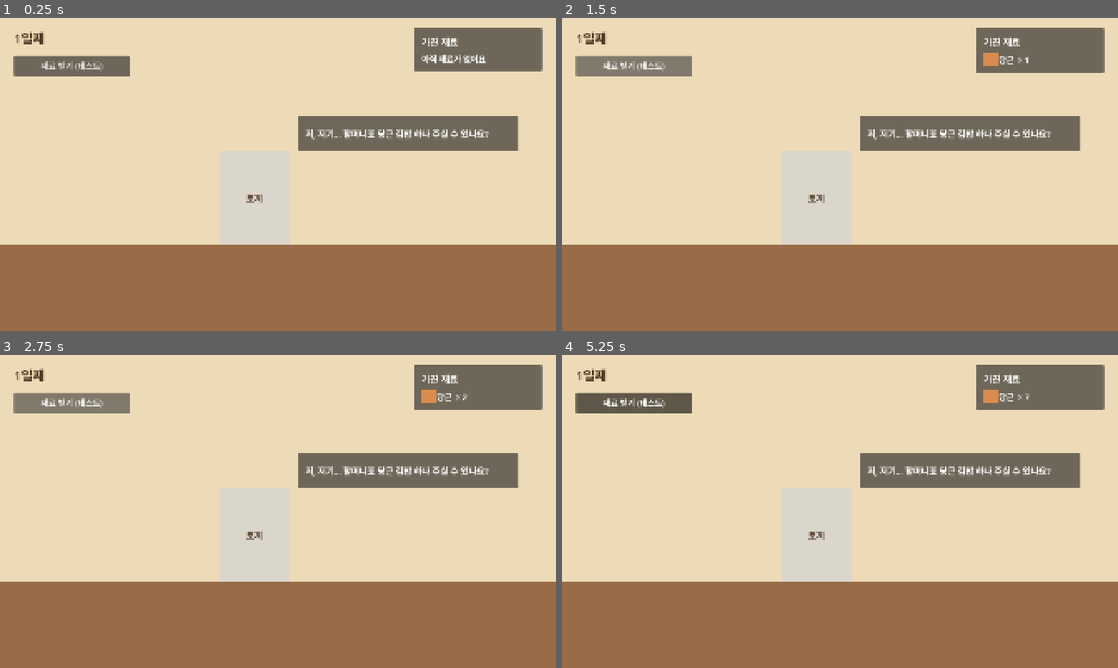
Above: before the commit, frames 1-4 (two rows, left to right).
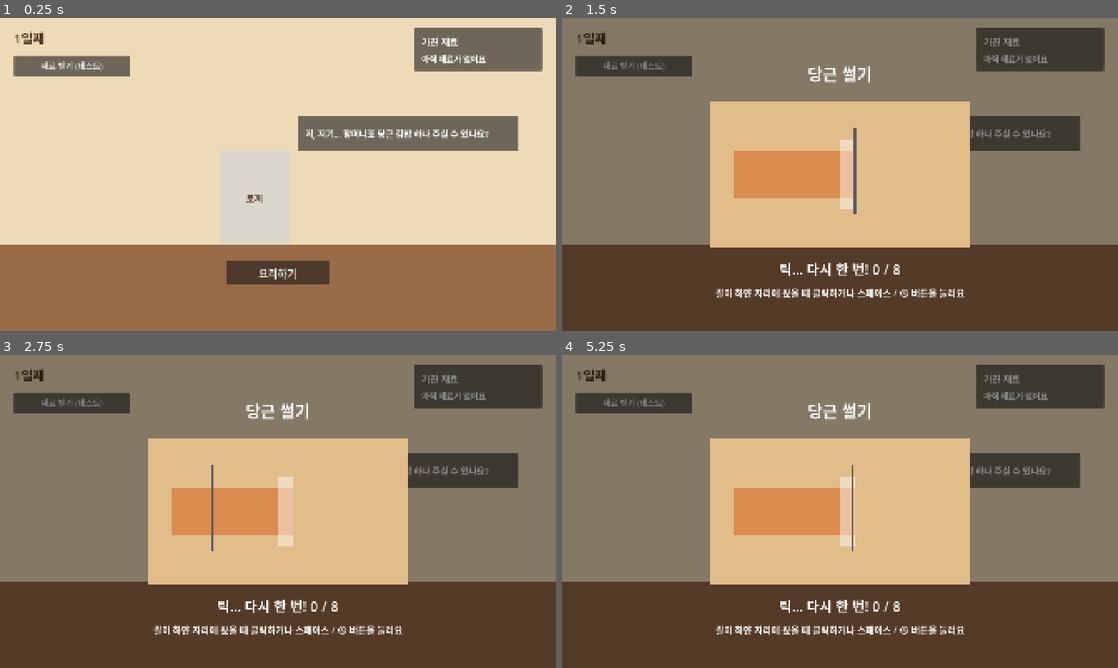
Above: after the commit, the same moments.

Repository: jhoseong6881-debug/grandmas-kitchen
Game: Godot game, scene res://scenes/kitchen/kitchen.tscn
Two runs of this game, one before a commit and one after it. Both use one fixed random seed, a clock stepped at 60 frames per second and the inputs below.
Inputs (mouse positions are in pixels of both pictures, inside the frame that each line leads up to):
- Up to frame 1 (0.25 s): no input
- Up to frame 2 (1.5 s): click (840, 271) at 0.5 s, where only the run after the commit has a clickable "요리하기"; click "재료 받기 (테스트)" at 1.25 s
- Up to frame 3 (2.75 s): click "재료 받기 (테스트)" at 2 s
- Up to frame 4 (5.25 s): click "재료 받기 (테스트)" at 2.75 s; tap Enter (ui_accept) at 3.5, 4.35, 4.52, 4.82 s; move the mouse to (962, 495) at 3.52 s; hold Enter (ui_accept) 3.53-4.28 s; click (962, 495) at 3.67 s; move the mouse to (728, 527) at 4.27 s; click (728, 527) at 4.42 s; move the mouse to (895, 442) at 5.02 s; hold Enter (ui_accept) from 5.03 s (still down); click (895, 442) at 5.17 s

The runs differ from the first frame. In frame 1, 1.4% of the frame differs, in the area x 40-60%, y 77-86%; in frame 2, 100%, in the area x 0-100%, y 0-100%; in frame 3, 100%; in frame 4, 100%.

Commit message:
썰기 미니게임(타이밍 방식)과 요리하기 흐름 추가
- 썰기 미니게임: 칼이 좌우로 오가고 썰 자리에서 누르면 썰림 (빗나가도 벌칙 없음)
- 클릭, 스페이스/Enter, 게임패드 A(ui_accept) 입력, 연타 방지 쉬는 시간
- 부엌에 요리하기 버튼: 레시피 미니게임 단계를 순서대로 진행 (볶기, 담기는 아직 건너뜀)
- art-todo에 도마, 재료 조각, 칼 추가

Co-Authored-By: Claude Opus 5.5 <noreply@anthropic.com>

Diff:
--- a/scenes/kitchen/kitchen.tscn
+++ b/scenes/kitchen/kitchen.tscn
@@ -4,6 +4,7 @@
 [ext_resource type="PackedScene" path="res://scenes/ui/inventory_panel.tscn" id="2_inventory"]
 [ext_resource type="Resource" path="res://data/ingredients/carrot.tres" id="3_carrot"]
 [ext_resource type="PackedScene" path="res://scenes/kitchen/guest_spot.tscn" id="4_guest_spot"]
+[ext_resource type="PackedScene" path="res://scenes/kitchen/minigames/chop_minigame.tscn" id="5_chop"]
 
 [node name="Kitchen" type="Control"]
 layout_mode = 3
@@ -74,3 +75,43 @@
 offset_right = -48.0
 offset_bottom = 136.0
 grow_horizontal = 0
+
+[node name="CookButton" type="Button" parent="."]
+unique_name_in_owner = true
+layout_mode = 1
+anchors_preset = 7
+anchor_left = 0.5
+anchor_top = 1.0
+anchor_right = 0.5
+anchor_bottom = 1.0
+offset_left = -180.0
+offset_top = -240.0
+offset_right = 180.0
+offset_bottom = -160.0
+grow_horizontal = 2
+grow_vertical = 0
+theme_override_font_sizes/font_size = 36
+text = "요리하기"
+
+[node name="CookStatusLabel" type="Label" parent="."]
+unique_name_in_owner = true
+layout_mode = 1
+anchors_preset = 7
+anchor_left = 0.5
+anchor_top = 1.0
+anchor_right = 0.5
+anchor_bottom = 1.0
+offset_left = -600.0
+offset_top = -140.0
+offset_right = 600.0
+offset_bottom = -70.0
+grow_horizontal = 2
+grow_vertical = 0
+theme_override_colors/font_color = Color(1, 0.96, 0.88, 1)
+theme_override_font_sizes/font_size = 44
+horizontal_alignment = 1
+vertical_alignment = 1
+
+[node name="ChopMinigame" parent="." instance=ExtResource("5_chop")]
+unique_name_in_owner = true
+layout_mode = 1
--- /dev/null
+++ b/scenes/kitchen/minigames/chop_minigame.tscn
@@ -0,0 +1,135 @@
+[gd_scene format=3]
+
+[ext_resource type="Script" path="res://scripts/kitchen/minigames/chop_minigame.gd" id="1_chop"]
+
+[node name="ChopMinigame" type="Control"]
+layout_mode = 3
+anchors_preset = 15
+anchor_right = 1.0
+anchor_bottom = 1.0
+grow_horizontal = 2
+grow_vertical = 2
+focus_mode = 2
+script = ExtResource("1_chop")
+
+[node name="Dim" type="ColorRect" parent="."]
+layout_mode = 1
+anchors_preset = 15
+anchor_right = 1.0
+anchor_bottom = 1.0
+grow_horizontal = 2
+grow_vertical = 2
+mouse_filter = 2
+color = Color(0, 0, 0, 0.45)
+
+[node name="TitleLabel" type="Label" parent="."]
+unique_name_in_owner = true
+layout_mode = 1
+anchors_preset = 5
+anchor_left = 0.5
+anchor_right = 0.5
+offset_left = -450.0
+offset_top = 150.0
+offset_right = 450.0
+offset_bottom = 230.0
+grow_horizontal = 2
+theme_override_font_sizes/font_size = 56
+text = "재료 썰기"
+horizontal_alignment = 1
+vertical_alignment = 1
+
+[node name="Board" type="ColorRect" parent="."]
+unique_name_in_owner = true
+layout_mode = 1
+anchors_preset = 8
+anchor_left = 0.5
+anchor_top = 0.5
+anchor_right = 0.5
+anchor_bottom = 0.5
+offset_left = -450.0
+offset_top = -250.0
+offset_right = 450.0
+offset_bottom = 250.0
+grow_horizontal = 2
+grow_vertical = 2
+pivot_offset = Vector2(450, 250)
+mouse_filter = 2
+color = Color(0.88, 0.74, 0.54, 1)
+
+[node name="Ingredient" type="ColorRect" parent="Board"]
+unique_name_in_owner = true
+layout_mode = 0
+offset_left = 80.0
+offset_top = 170.0
+offset_right = 500.0
+offset_bottom = 330.0
+mouse_filter = 2
+color = Color(0.85, 0.55, 0.3, 1)
+
+[node name="TargetZone" type="ColorRect" parent="Board"]
+unique_name_in_owner = true
+layout_mode = 0
+offset_left = 400.0
+offset_top = 130.0
+offset_right = 450.0
+offset_bottom = 370.0
+mouse_filter = 2
+color = Color(1, 1, 1, 0.45)
+
+[node name="Knife" type="ColorRect" parent="Board"]
+unique_name_in_owner = true
+layout_mode = 0
+offset_left = 75.0
+offset_top = 90.0
+offset_right = 85.0
+offset_bottom = 390.0
+mouse_filter = 2
+color = Color(0.35, 0.36, 0.4, 1)
+
+[node name="Slices" type="HFlowContainer" parent="Board"]
+unique_name_in_owner = true
+layout_mode = 0
+offset_left = 560.0
+offset_top = 60.0
+offset_right = 860.0
+offset_bottom = 440.0
+mouse_filter = 2
+theme_override_constants/h_separation = 10
+theme_override_constants/v_separation = 10
+
+[node name="ProgressLabel" type="Label" parent="."]
+unique_name_in_owner = true
+layout_mode = 1
+anchors_preset = 7
+anchor_left = 0.5
+anchor_top = 1.0
+anchor_right = 0.5
+anchor_bottom = 1.0
+offset_left = -450.0
+offset_top = -250.0
+offset_right = 450.0
+offset_bottom = -180.0
+grow_horizontal = 2
+grow_vertical = 0
+theme_override_font_sizes/font_size = 48
+text = "0 / 8"
+horizontal_alignment = 1
+vertical_alignment = 1
+
+[node name="HintLabel" type="Label" parent="."]
+layout_mode = 1
+anchors_preset = 7
+anchor_left = 0.5
+anchor_top = 1.0
+anchor_right = 0.5
+anchor_bottom = 1.0
+offset_left = -800.0
+offset_top = -160.0
+offset_right = 800.0
+offset_bottom = -100.0
+grow_horizontal = 2
+grow_vertical = 0
+theme_override_font_sizes/font_size = 32
+text = "칼이 하얀 자리에 왔을 때 클릭하거나 스페이스 / Ⓐ 버튼을 눌러요"
+horizontal_alignment = 1
+vertical_alignment = 1
--- a/scripts/kitchen/kitchen.gd
+++ b/scripts/kitchen/kitchen.gd
@@ -2,6 +2,7 @@
 ## 부엌 화면. 지금은 날짜와 가진 재료를 보여 주는 첫 화면이다.
 
 const DAY_TEXT_FORMAT: String = "%d일째"
+const COOKED_TEXT_FORMAT: String = "%s 완성!"
 
 ## 테스트 버튼을 누르면 받는 재료. 실제로 재료를 얻는 흐름이 생기면 버튼과 함께 지운다.
 @export var test_ingredient: Ingredient
@@ -10,14 +11,24 @@
 var current_guest: AnimalGuest
 var current_order: Recipe
 
+## 요리 중에 아직 남은 미니게임 단계
+var _remaining_steps: Array[Recipe.MinigameType] = []
+
 @onready var _day_label: Label = %DayLabel
 @onready var _test_button: Button = %TestButton
 @onready var _guest_spot: GuestSpot = %GuestSpot
+@onready var _cook_button: Button = %CookButton
+@onready var _cook_status_label: Label = %CookStatusLabel
+@onready var _chop_minigame: ChopMinigame = %ChopMinigame
 
 
 func _ready() -> void:
 	GameState.day_changed.connect(_on_day_changed)
 	_test_button.pressed.connect(_on_test_button_pressed)
+	_cook_button.pressed.connect(_on_cook_button_pressed)
+	_chop_minigame.finished.connect(_run_next_step)
+	_cook_button.hide()
+	_cook_status_label.text = ""
 	_on_day_changed(GameState.current_day)
 	_call_next_guest()
 
@@ -35,6 +46,27 @@
 	current_guest = guest
 	current_order = guest.favorite_recipes.pick_random()
 	_guest_spot.show_order(current_guest, current_order)
+	_cook_button.show()
+
+
+func _on_cook_button_pressed() -> void:
+	_cook_button.hide()
+	_remaining_steps = current_order.minigame_steps.duplicate()
+	_run_next_step()
+
+
+## 레시피의 미니게임 단계를 순서대로 하나씩 진행한다. 다 끝나면 요리 완성.
+func _run_next_step() -> void:
+	if _remaining_steps.is_empty():
+		_cook_status_label.text = COOKED_TEXT_FORMAT % current_order.display_name
+		return
+	var step: Recipe.MinigameType = _remaining_steps.pop_front()
+	match step:
+		Recipe.MinigameType.CHOP:
+			_chop_minigame.start(current_order)
+		_:
+			# 볶기, 담기 미니게임은 아직 없어서 건너뛴다.
+			_run_next_step()
 
 
 func _on_day_changed(new_day: int) -> void:
--- /dev/null
+++ b/scripts/kitchen/minigames/chop_minigame.gd
@@ -0,0 +1,167 @@
+class_name ChopMinigame
+extends Control
+## 썰기 미니게임. 칼이 재료 위를 좌우로 오가고, 칼이 썰 자리(하얀 띠)에 왔을 때
+## 클릭, 스페이스/Enter, 게임패드 A 버튼(ui_accept)을 누르면 한 번 썬다.
+## 빗나가도 벌칙은 없다. 시간 제한과 실패 없이, chops_needed 번 썰면 끝나고 finished 시그널을 보낸다.
+
+signal finished
+
+const TITLE_FORMAT: String = "%s 썰기"
+const READY_FORMAT: String = "0 / %d"
+const HIT_FORMAT: String = "탁! %d / %d"
+const MISS_FORMAT: String = "틱… 다시 한 번! %d / %d"
+const DONE_TEXT: String = "다 썰었어요!"
+const FALLBACK_INGREDIENT_NAME: String = "재료"
+
+@export var chops_needed: int = 8
+## 칼이 움직이는 속도(초당 픽셀)
+@export var knife_speed: float = 450.0
+## 썰 자리(하얀 띠)의 넓이(픽셀). 넓을수록 쉽다.
+@export var target_width: float = 50.0
+## 한 번 누른 뒤 다음 입력을 받기까지 쉬는 시간(초). 마구 눌러 통과하는 것을 막는다.
+@export var press_cooldown: float = 0.15
+## 다 썬 뒤 "다 썰었어요!"를 보여 주는 시간(초)
+@export var finish_delay: float = 0.8
+## 썰 때마다 도마가 살짝 커졌다 돌아오는 정도와 시간(초)
+@export var bounce_scale: float = 1.03
+@export var bounce_duration: float = 0.08
+## 빗나갔을 때 칼이 흔들리는 각도(라디안)와 시간(초)
+@export var miss_wobble_angle: float = 0.15
+@export var miss_wobble_duration: float = 0.2
+@export var slice_size: Vector2 = Vector2(24, 120)
+## 그림이 아직 없는 재료와 조각에 쓰는 임시 색
+@export var ingredient_color: Color = Color(0.85, 0.55, 0.3)
+
+var _chop_count: int = 0
+var _is_chopping: bool = false
+var _cooldown_left: float = 0.0
+var _ingredient_left: float = 0.0
+var _ingredient_full_width: float = 0.0
+## 칼 중심의 x 위치(도마 기준)와 움직이는 방향(1 = 오른쪽, -1 = 왼쪽)
+var _knife_x: float = 0.0
+var _knife_direction: float = 1.0
+var _target_center: float = 0.0
+
+@onready var _board: Control = %Board
+@onready var _ingredient: ColorRect = %Ingredient
+@onready var _target_zone: ColorRect = %TargetZone
+@onready var _knife: ColorRect = %Knife
+@onready var _slices: HFlowContainer = %Slices
+@onready var _title_label: Label = %TitleLabel
+@onready var _progress_label: Label = %ProgressLabel
+
+
+func _ready() -> void:
+	_ingredient_left = _ingredient.position.x
+	_ingredient_full_width = _ingredient.size.x
+	_knife.pivot_offset = Vector2(_knife.size.x / 2.0, 0.0)
+	hide()
+
+
+func start(recipe: Recipe) -> void:
+	_chop_count = 0
+	_is_chopping = true
+	_cooldown_left = 0.0
+	for slice: Node in _slices.get_children():
+		slice.queue_free()
+	_ingredient.color = ingredient_color
+	_ingredient.size.x = _ingredient_full_width
+	_knife_x = _ingredient_left
+	_knife_direction = 1.0
+	_update_knife()
+	_update_target()
+	var ingredient_name: String = FALLBACK_INGREDIENT_NAME
+	if not recipe.ingredients.is_empty():
+		ingredient_name = recipe.ingredients[0].display_name
+	_title_label.text = TITLE_FORMAT % ingredient_name
+	_progress_label.text = READY_FORMAT % chops_needed
+	show()
+	# 포커스를 가져와야 키보드와 게임패드 입력이 뒤에 있는 버튼으로 새지 않는다.
+	grab_focus()
+
+
+func _process(delta: float) -> void:
+	if not _is_chopping:
+		return
+	_cooldown_left = maxf(_cooldown_left - delta, 0.0)
+	# 칼은 재료의 처음 길이 안에서 왔다 갔다 한다.
+	_knife_x += knife_speed * _knife_direction * delta
+	var track_right: float = _ingredient_left + _ingredient_full_width
+	if _knife_x >= track_right:
+		_knife_x = track_right
+		_knife_direction = -1.0
+	elif _knife_x <= _ingredient_left:
+		_knife_x = _ingredient_left
+		_knife_direction = 1.0
+	_update_knife()
+
+
+func _gui_input(event: InputEvent) -> void:
+	if not _is_chopping:
+		return
+	var is_click: bool = event is InputEventMouseButton \
+			and event.button_index == MOUSE_BUTTON_LEFT and event.pressed
+	if not (is_click or event.is_action_pressed("ui_accept")):
+		return
+	accept_event()
+	if _cooldown_left > 0.0:
+		return
+	_cooldown_left = press_cooldown
+	if is_knife_on_target():
+		_chop()
+	else:
+		_miss()
+
+
+func is_knife_on_target() -> bool:
+	return absf(_knife_x - _target_center) <= target_width / 2.0
+
+
+func _chop() -> void:
+	_chop_count += 1
+	_ingredient.size.x = _ingredient_full_width * (1.0 - float(_chop_count) / chops_needed)
+	var slice: ColorRect = ColorRect.new()
+	slice.color = ingredient_color
+	slice.custom_minimum_size = slice_size
+	_slices.add_child(slice)
+	_bounce_board()
+	_progress_label.text = HIT_FORMAT % [_chop_count, chops_needed]
+	if _chop_count >= chops_needed:
+		_finish()
+	else:
+		_update_target()
+
+
+func _miss() -> void:
+	_progress_label.text = MISS_FORMAT % [_chop_count, chops_needed]
+	_knife.rotation = miss_wobble_angle
+	var tween: Tween = create_tween()
+	tween.tween_property(_knife, "rotation", 0.0, miss_wobble_duration)
+
+
+## 썰 자리는 지금 남은 재료의 오른쪽 끝, 한 조각 두께만큼 안쪽에 둔다.
+func _update_target() -> void:
+	var slice_width: float = _ingredient_full_width / chops_needed
+	_target_center = _ingredient_left + _ingredient.size.x - slice_width / 2.0
+	_target_zone.position.x = _target_center - target_width / 2.0
+	_target_zone.size.x = target_width
+
+
+func _update_knife() -> void:
+	_knife.position.x = _knife_x - _knife.size.x / 2.0
+
+
+func _bounce_board() -> void:
+	_board.scale = Vector2.ONE * bounce_scale
+	var tween: Tween = create_tween()
+	tween.tween_property(_board, "scale", Vector2.ONE, bounce_duration)
+
+
+func _finish() -> void:
+	_is_chopping = false
+	_target_zone.hide()
+	_progress_label.text = DONE_TEXT
+	await get_tree().create_timer(finish_delay).timeout
+	_target_zone.show()
+	hide()
+	finished.emit()
Not shown, added: scripts/kitchen/minigames/chop_minigame.gd.uid
Not shown, changed: docs/art-todo.md
